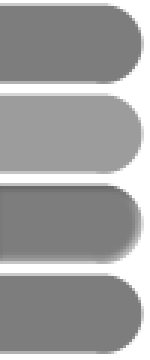
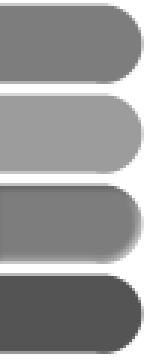
Layers edited between the first and the second (150, 360) image:
painted on "Фигура 15 (копия) 3" over bbox(0, 273, 144, 354)
